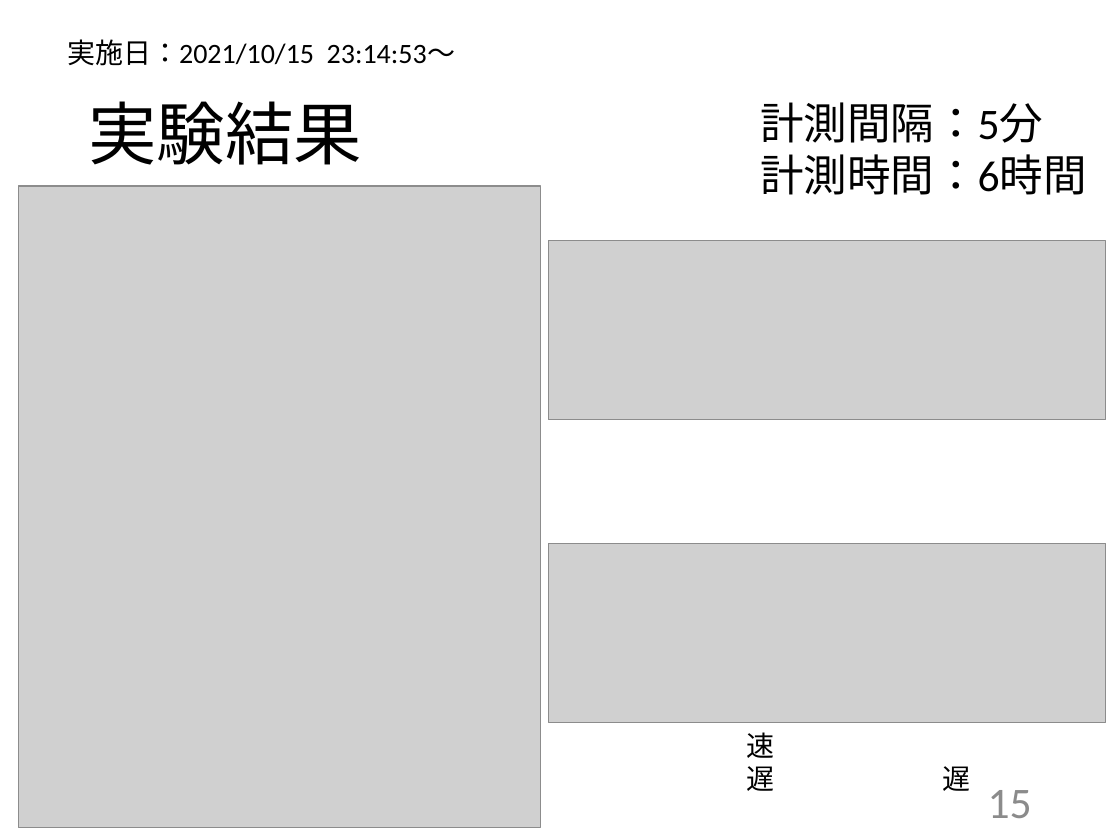
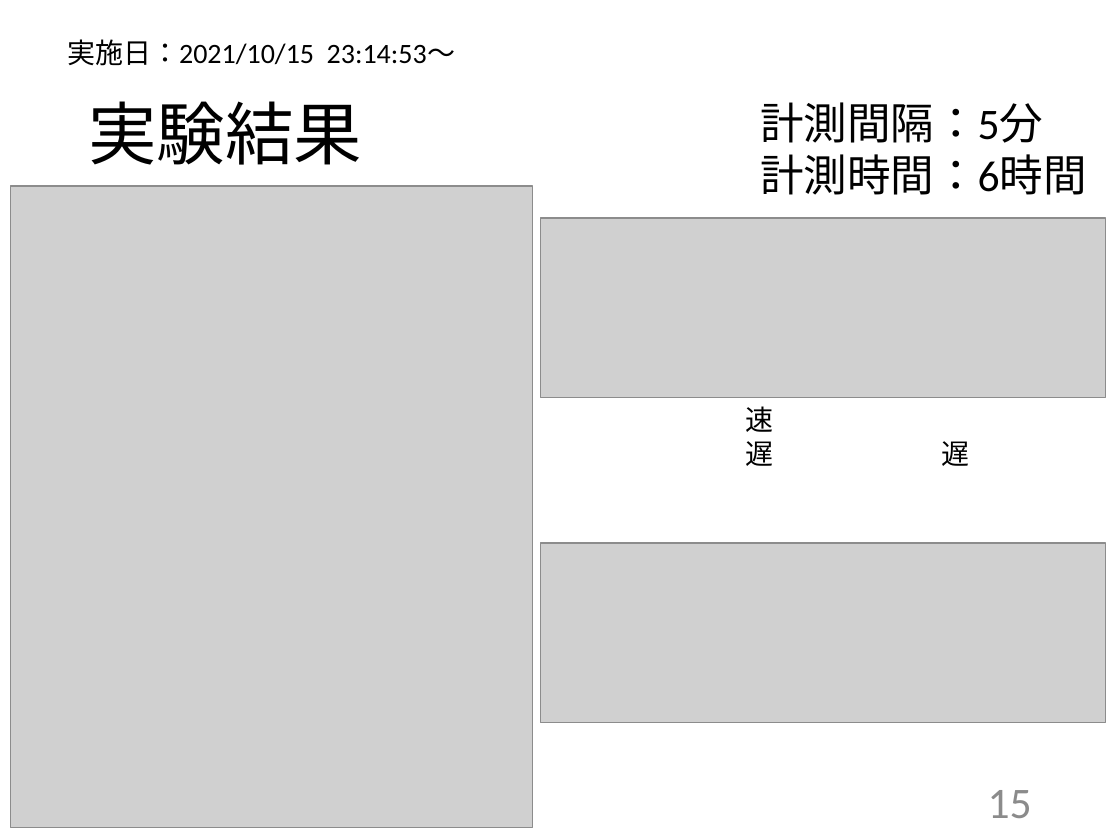
Before and after one commit to kait-takanolab/1821086_matsuo_thesis, a slide deck: slide 15 of 発表用/1821086_卒業研究発表会.pptx. Drawn at 1120x840 pixels with LibreOffice and Linux fonts; fonts in the diff are those of the drawing; grey boxes stand for pictures. Boxes give left, top, right and bottom in pixels: in the first picture for what was removed or moved away, otherwise in the second. Text is boxed around its words. In the diff, an @@ line names an element or a change of style, - is before the commit and + after.

```diff
--- a/発表用/1821086_卒業研究発表会.pptx
+++ b/発表用/1821086_卒業研究発表会.pptx
@@ picture: place and size @@
-picture at bbox=[19, 186, 541, 828]
+picture at bbox=[11, 186, 533, 828]
@@ picture: place and size @@
-picture at bbox=[548, 543, 1105, 722]
+picture at bbox=[540, 218, 1105, 398]
@@ text "速 遅 遅": place and size @@
-text "速 遅 遅" at bbox=[746, 732, 970, 791]
+text "速 遅 遅" at bbox=[746, 406, 970, 466]
@@ picture: place and size @@
-picture at bbox=[548, 241, 1105, 420]
+picture at bbox=[540, 543, 1105, 722]
```
Also in this commit, not shown: 2 other files.
